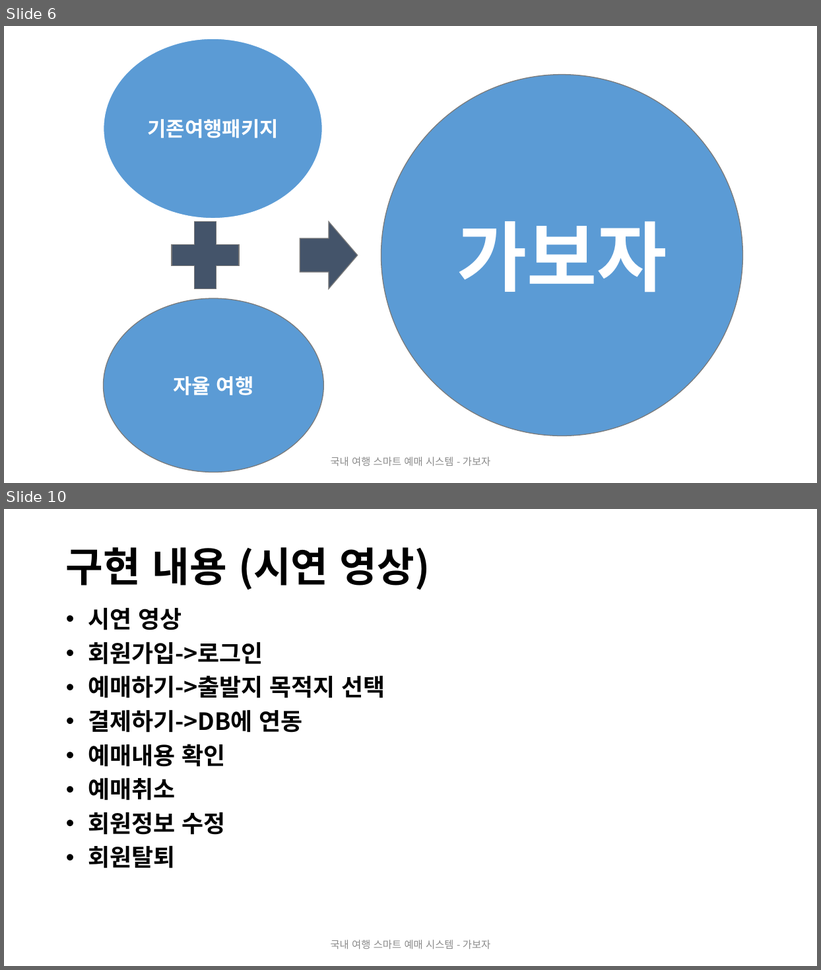
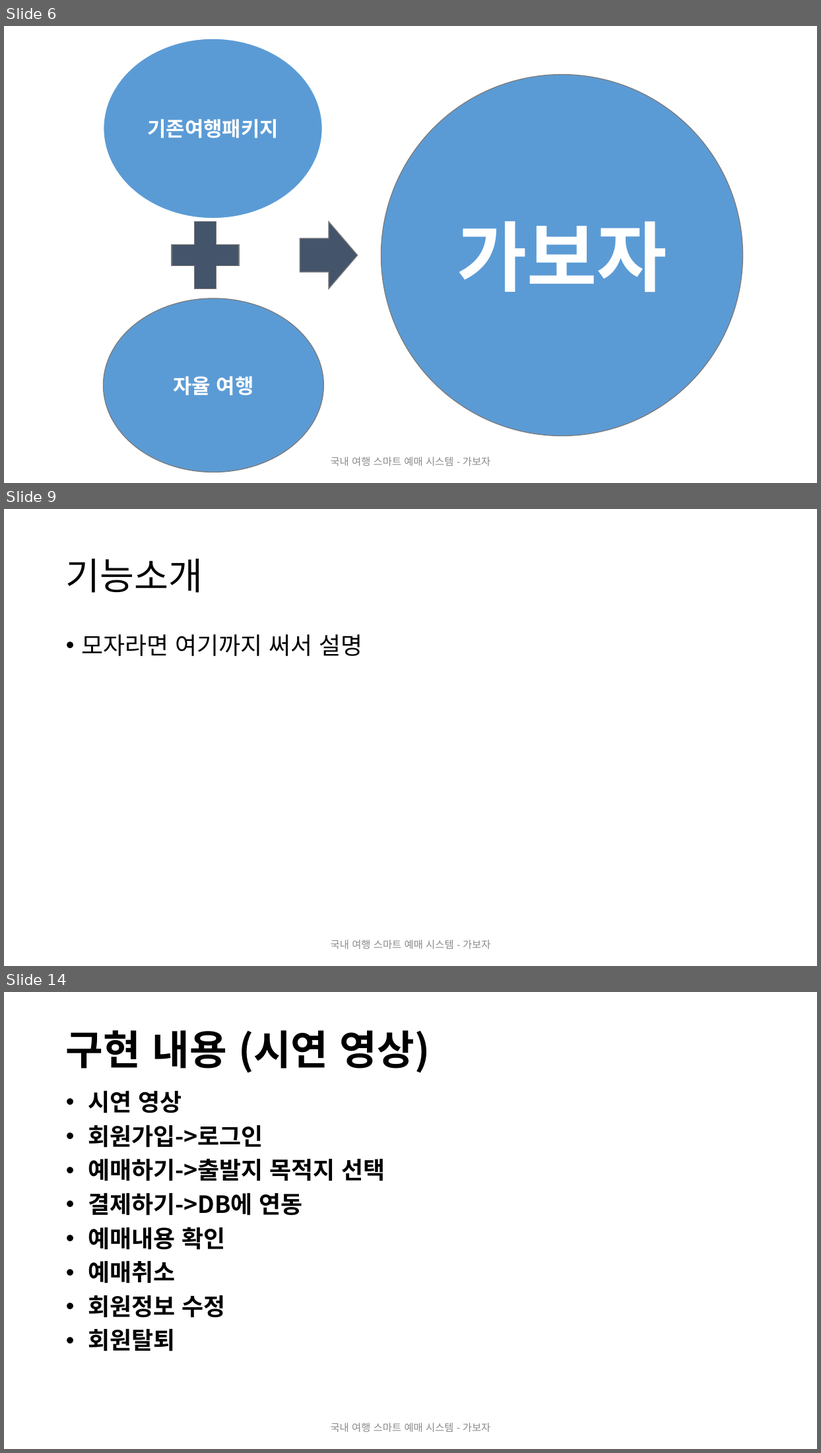
Before and after one commit to 2019-SMHRD-Deep3/JAVA_PROJECT, a slide deck: DOCUMENT/가보자바_pt_final.pptx. Shown one above the other, each under a label of ours: slides 6 and 10 before the commit, slides 6, 9 and 14 after it; the slides between them are not shown. The pictures are 821x970 and 821x1453 pixels, drawn with LibreOffice and Linux fonts; fonts in the diff are those of the drawing. Boxes give left, top, right and bottom in pixels: in the first picture for what was removed or moved away, otherwise in the second. Text is boxed around its words. In the diff, an @@ line names an element or a change of style, - is before the commit and + after.

```diff
--- a/DOCUMENT/가보자바_pt_final.pptx
+++ b/DOCUMENT/가보자바_pt_final.pptx
@@ slide 9 added at (4,509,817,966), background #FFFFFF @@
@@ title added at (66,559,203,593), 44 pt, text #000000 @@
+기능소개
@@ text added at (81,634,362,656), 28 pt, text #000000 @@
+• 모자라면 여기까지 써서 설명
@@ text added at (331,940,490,949), 12 pt, text #8C8C8C @@
+국내 여행 스마트 예매 시스템 - 가보자
@@ what was slide 10 is now slide 14 @@
```
Also in this commit, not shown: 3 slides changed, 4 other slides added, 1 other file.
